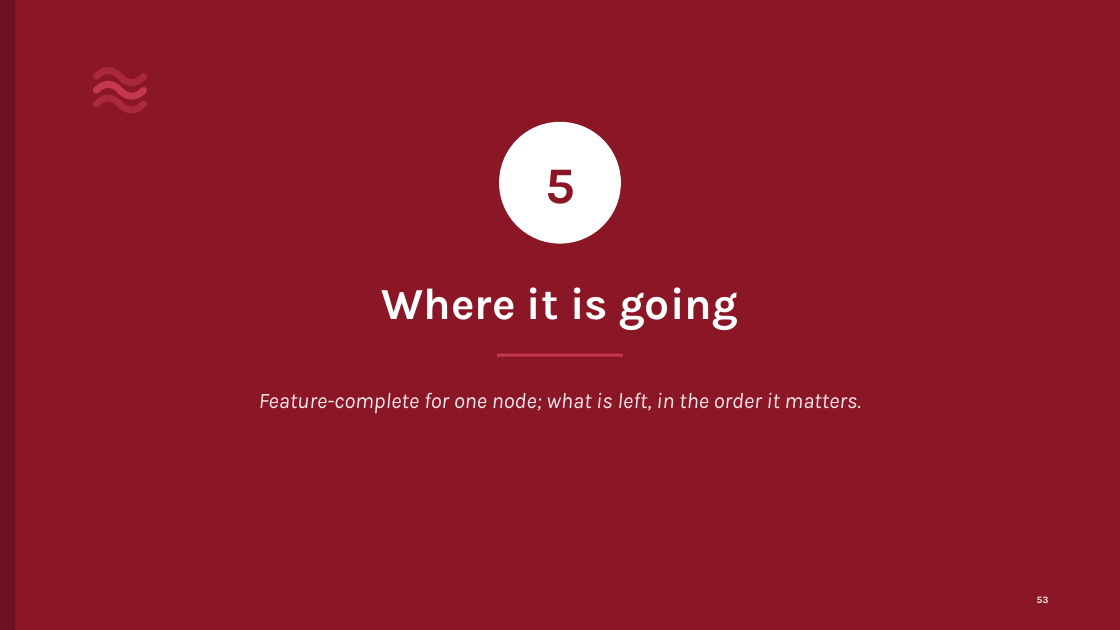
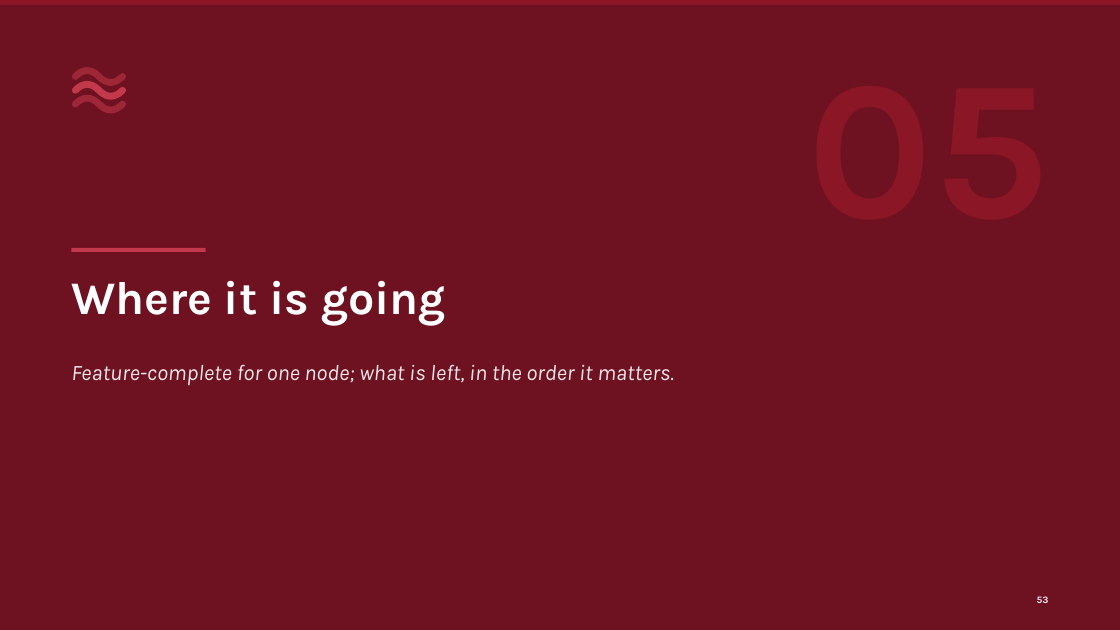
Before and after one commit to ajsinha/pravaha, a slide deck: slide 53 of docs/publications/Pravaha-Continuous-SQL-Engine-Design-and-Evidence.pptx. Drawn at 1120x630 pixels with LibreOffice and Linux fonts; fonts in the diff are those of the drawing. Boxes give left, top, right and bottom in pixels: in the first picture for what was removed or moved away, otherwise in the second. Text is boxed around its words. In the diff, an @@ line names an element or a change of style, - is before the commit and + after.

Commit message:
Deck: act dividers carry their number as a two-digit watermark (01-05), title left under an accent rule

```diff
--- a/docs/publications/Pravaha-Continuous-SQL-Engine-Design-and-Evidence.pptx
+++ b/docs/publications/Pravaha-Continuous-SQL-Engine-Design-and-Evidence.pptx
@@ rectangle at [0, 0, 1120, 630]: fill #8A1626 to #6E1120 @@
@@ rectangle removed at [0, 0, 15, 630] @@
@@ rectangle added at [0, 0, 1120, 5], fill #8A1626 @@
@@ 3 freeform shapes: place and size @@
-3 freeform shapes at [97, 71, 144, 110]
+3 freeform shapes at [76, 71, 123, 110]
@@ ellipse removed at [499, 122, 621, 244] @@
-5
@@ text "Where it is going": place and size @@
-text "Where it is going" at [382, 287, 738, 330]
+text "Where it is going" at [71, 280, 446, 325]
@@ text "Where it is going" at [71, 280, 446, 325]: size 38 to 40 pt; alignment centre to left @@
@@ rectangle: place and size @@
-rectangle at [497, 354, 623, 357]
+rectangle at [71, 248, 206, 252]
@@ text "Feature-complete for one node; what ...": place and size @@
-text "Feature-complete for one node; what ..." at [259, 392, 861, 413]
+text "Feature-complete for one node; what ..." at [71, 364, 674, 386]
@@ text "Feature-complete for one node; what ..." at [71, 364, 674, 386]: alignment centre to left @@
```
Also in this commit, not shown: 4 other slides changed, 3 other files.
